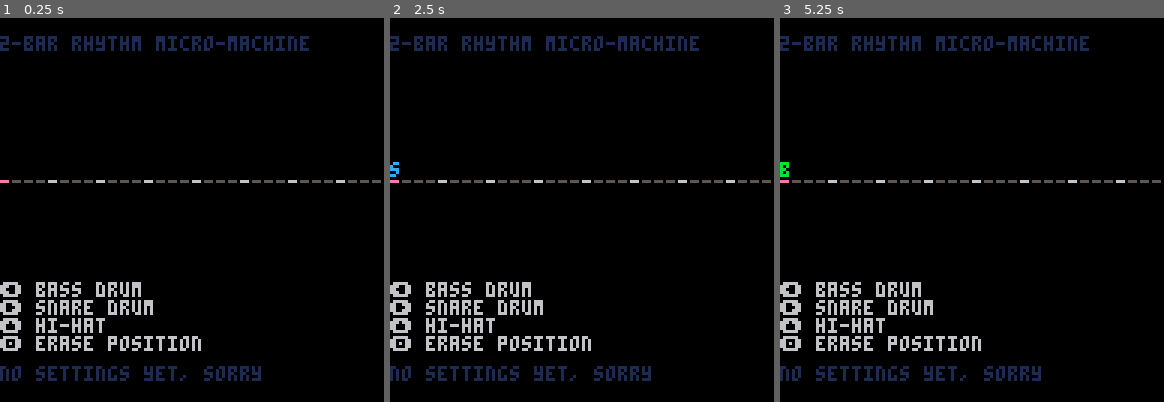
Above: before the commit, frames 1-3 (left to right).
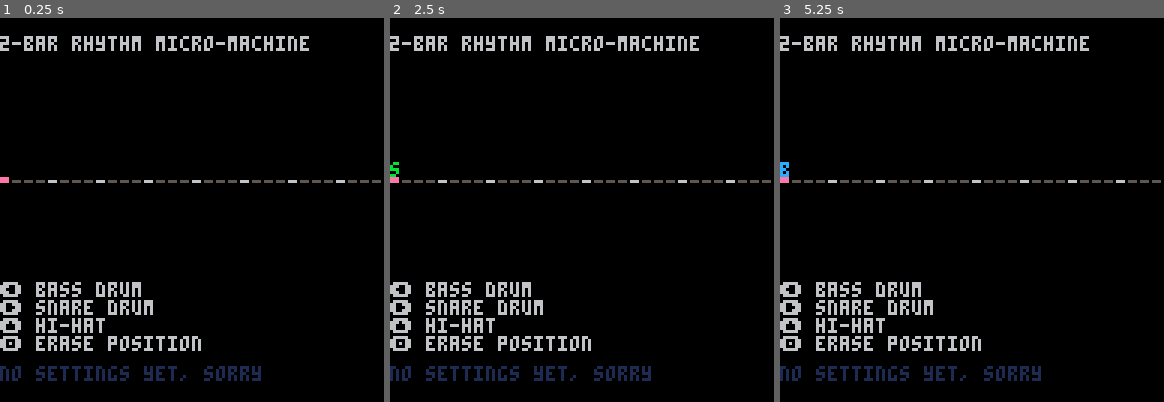
Above: after the commit, the same moments.

Repository: adam-sporka/pico-8-projects
Game: PICO-8 cartridge music/drum-sequencer-realtime.p8
Same seed, same stepped clock (60 frames per second), same inputs: the game is played once before the commit and once after it.
Inputs:
- Up to frame 1 (0.25 s): no input
- Up to frame 2 (2.5 s): tap O (Z key) at 0.7, 1.7, 2.1 s; hold Right 1.6-2.1 s; hold Up 2.15-2.42 s; hold Right from 2.47 s (still down)
- Up to frame 3 (5.25 s): tap O (Z key) every 0.4 s from 2.5 to 4.9 s; release Right at 3.03 s; hold Left 3.08-3.58 s; hold Right 4.02-4.68 s; hold Up 4.73-5.03 s; hold Left from 5.08 s (still down)

The runs differ from the first frame. In frame 1, 1.5% of the frame differs, in the area x 0-81%, y 4-43%; in frame 2, 1.5%; in frame 3, 1.5%.

Commit message:
Music (2019-09-29): Real-time Drum Sequencer (Dev.)

Diff:
--- a/music/drum-sequencer-realtime.p8
+++ b/music/drum-sequencer-realtime.p8
@@ -1,6 +1,8 @@
 pico-8 cartridge // http://www.pico-8.com
 version 8
 __lua__
+-- 2-bar rhythm micro-machine
+-- by @adam_sporka
 function _init()
 	ptn_disp={}
 	for a=0,31 do
@@ -9,7 +11,7 @@
 	music(0)
 end
 
-function write_note(ptn,row,nte,tbr,vol,fx)
+function set_note(ptn,row,nte,tbr,vol,fx)
 	b0=nte%64+(shl(tbr%4,6))
 	b1=shr(tbr,2)+shl(vol,1)+shl(fx,4)
 	a=0x3200+ptn*0x44+row*2
@@ -17,24 +19,24 @@
 	poke(a+1,b1)
 end
 
-function write_bd(ptn,row)
+function clear_note(ptn,row)
+	ptn_disp[row]=0
+	set_note(ptn,row,0,0,0,0)
+end
+
+function set_bd(ptn,row)
 	ptn_disp[row]=1
-	write_note(ptn,row,0xc,0,7,3)
-end
-
-function write_sd(ptn,row)
+	set_note(ptn,row,0xc,0,7,3)
+end
+
+function set_sd(ptn,row)
 	ptn_disp[row]=2
-	write_note(ptn,row,0x20,6,4,5)
-end
-
-function write_hh(ptn,row)
+	set_note(ptn,row,0x20,6,4,5)
+end
+
+function set_hh(ptn,row)
 	ptn_disp[row]=3
-	write_note(ptn,row,0x3c,6,1,5)
-end
-
-function erase_note(ptn,row)
-	ptn_disp[row]=0
-	write_note(ptn,row,0,0,0,0)
+	set_note(ptn,row,0x3c,6,1,5)
 end
 
 function get_note(ptn,row)
@@ -49,14 +51,14 @@
 
 function _update()
 	row=stat(20)
-	if (btnp(4)) erase_note(0,row)
-	if (btnp(0)) write_bd(0,row)
-	if (btnp(1)) write_sd(0,row)
-	if (btnp(2)) write_hh(0,row)
+	if (btnp(4)) clear_note(0,row)
+	if (btnp(0)) set_bd(0,row)
+	if (btnp(1)) set_sd(0,row)
+	if (btnp(2)) set_hh(0,row)
 end
 
 function draw_text()
-	print("2-bar rhythm micro-machine",0,6,1)
+	print("2-bar rhythm micro-machine",0,6,6)
 	print("⬅️ bass drum",0,88,6)
 	print("➡️ snare drum",0,94,6)
 	print("⬆️ hi-hat",0,100,6)
@@ -74,12 +76,15 @@
 		x=a*4
 		y=48
 		line(x,y+6,x+2,y+6,c)
+		if (row==a) then
+			line(x,y+5,x+2,y+5,c)
+		end
 		if ptn_disp[a]==1 then
-			print("b",x,y,11)
+			print("b",x,y,12)
 		elseif ptn_disp[a]==2 then
-			print("s",x,y,12)
+			print("s",x,y,11)
 		elseif ptn_disp[a]==3 then
-			print(".",x,y,15)
+			print(".",x,y,14)
 		end
 	end
 end
